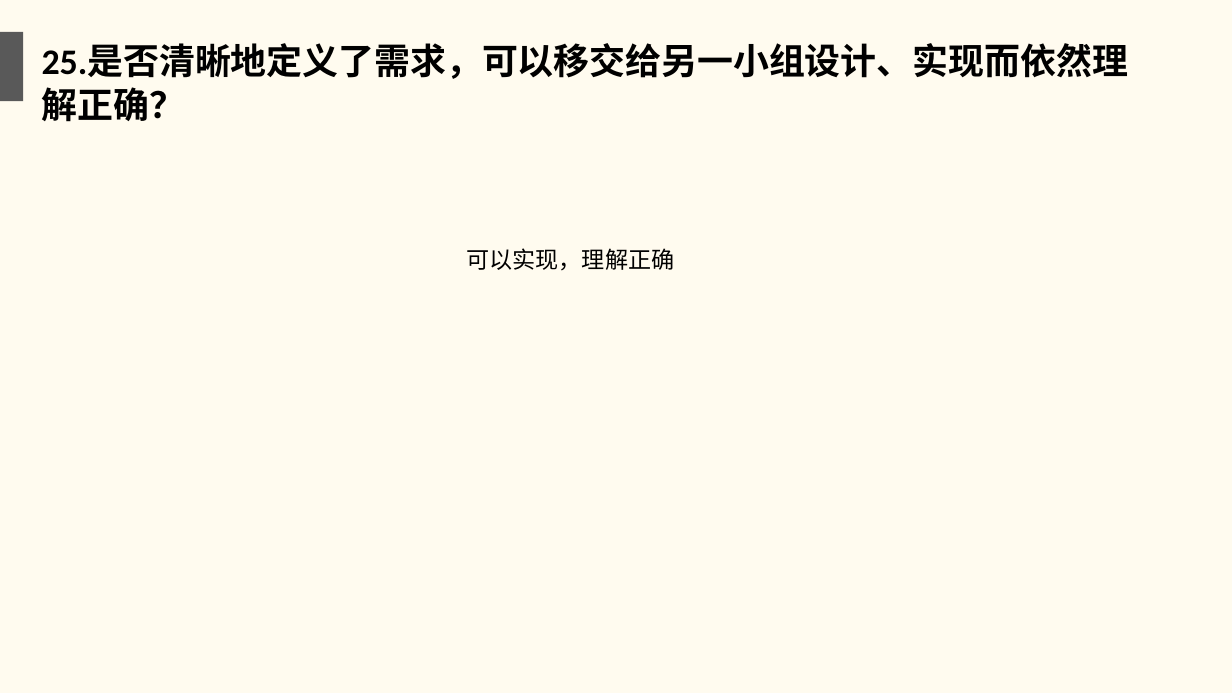
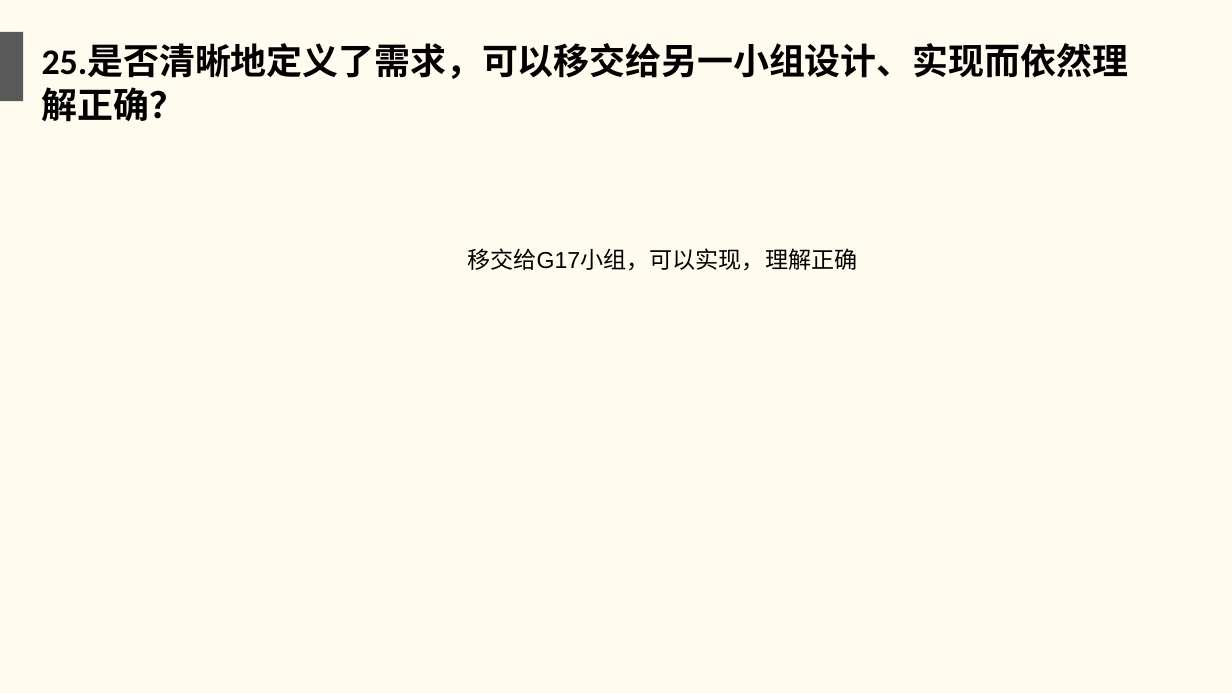
Before and after one commit to twn422/PRD2017, a slide deck: slide 27 of PRD-2017-G24/STW/受控文件/分析设计/项目收尾评审.ppt. Drawn at 1232x693 pixels with LibreOffice and Linux fonts; fonts in the diff are those of the drawing. Boxes give left, top, right and bottom in pixels: in the first picture for what was removed or moved away, otherwise in the second. Text is boxed around its words. In the diff, an @@ line names an element or a change of style, - is before the commit and + after.

```diff
--- a/PRD-2017-G24/STW/受控文件/分析设计/项目收尾评审.ppt
+++ b/PRD-2017-G24/STW/受控文件/分析设计/项目收尾评审.ppt
@@ text at [467,248,857,271]: text changed @@
-可以实现，理解正确
+移交给G17小组，可以实现，理解正确
```
Also in this commit, not shown: 10 other slides changed, 1 other file.
